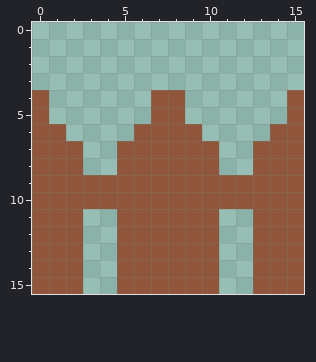
Pixel-art file, stored at Assets/Sprites/fence.aseprite. The picture above is the old version.
16x16 pixels, 1 frame.
Once edited:
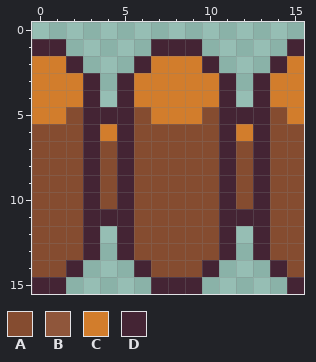
Palette (. is transparent): A #854c30  B #8f563b  C #d27d2c  D #442434
Commit: added some sprites redid the fence also
The edit:
y 1: x 0..1 .. -> DD; x 7..9 ... -> DDD; x 15 . -> D
y 2: x 0..2 ... -> CCD; x 6..10 ..... -> DCCCD; x 14..15 .. -> DC
y 3: x 0..3 .... -> CCCD; x 5..11 ....... -> DCCCCCD; x 13..15 ... -> DCC
y 4: x 0..3 B... -> CCCD; x 5..11 ..BB... -> DCCCCCD; x 13..15 ..B -> DCC
y 5: x 0..15 B......BB......B -> CCADDDACCCADDDAC
y 6: x 0..15 BB....BBBB....BB -> AAADCDAAAAADCDAA
y 7..8: x 0..15 BBB..BBBBBB..BBB -> AAADADAAAAADADAA
y 9..10: x 0..15 BBBBBBBBBBBBBBBB -> AAADADAAAAADADAA
y 11: x 0..15 BBB..BBBBBB..BBB -> AAADDDAAAAADDDAA
y 12..13: x 0..3 BBB. -> AAAD; x 5..11 BBBBBB. -> DAAAAAD; x 13..15 BBB -> DAA
y 14: x 0..2 BBB -> AAD; x 5..10 BBBBBB -> .DAAAD; x 13..15 BBB -> .DA
y 15: x 0..2 BBB -> DD.; x 5..10 BBBBBB -> ..DDD.; x 13..15 BBB -> ..D
Boxes around the changes in both pictures, in picture pixels (x1, y1, x2, y2):
changed: (32, 39, 304, 294)
